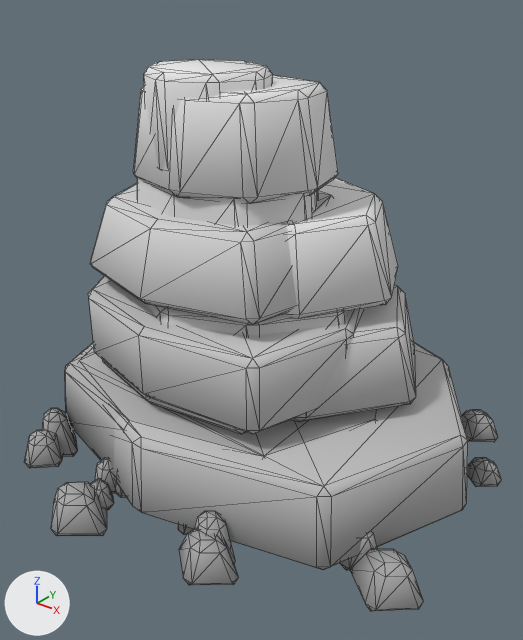
Two versions of the glTF model assets/models/canyon_rocks.glb, one commit apart.
Both versions are drawn from a camera (50 mm lens) standing at (9.99, -11.88, 10.84) and looking at (0.67, -0.23, 3.62). The axes (+X, +Y, +Z) are drawn at lower left. The lights are the same throughout. The older version comes first. Mesh edges are drawn as thin lines. Vertices at exactly the same position are counted once.

The first picture shows 'Canyon_L1', 'Canyon_L2', 'Canyon_L3', 'Canyon_L4'.
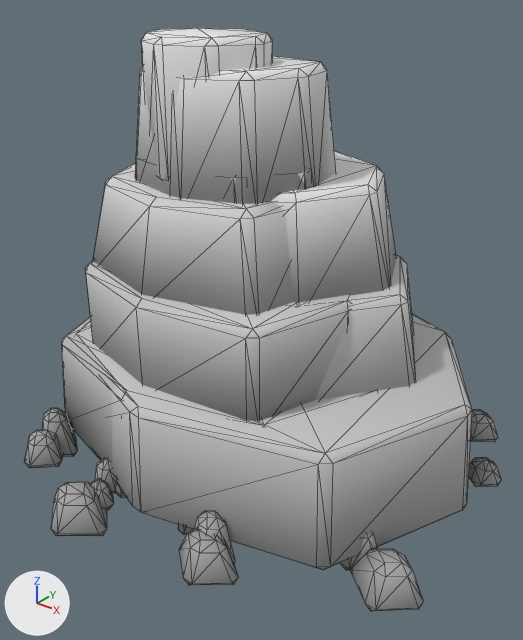
The change, as a diff of the scene's bpy script:
```diff
--- a/assets/models/canyon_rocks.glb.py
+++ b/assets/models/canyon_rocks.glb.py
@@ me_canyon_l1 @@
-me_canyon_l1.from_pydata(...)  # 396 vertices, 740 faces; spans x -4.57..4.57, y -4.0..4.0, z 0.0..7.18
+me_canyon_l1.from_pydata(...)  # 400 vertices, 748 faces; spans x -4.57..4.57, y -4.0..4.0, z 0.0..7.21
+# me_canyon_l1 part 1: the loose piece of 46 vertices spanning x -1.56..1.86, y -1.47..1.66, z 5.88..7.18 is rebuilt with 46 vertices and now spans x -1.56..1.87, y -1.47..1.67, z 5.36..7.21
+# me_canyon_l1 part 2: the loose piece of 46 vertices spanning x -3.68..2.55, y -2.97..2.46, z 2.28..3.68 is rebuilt with 46 vertices and now spans x -3.7..2.56, y -2.98..2.48, z 2.09..4.08
+# other edits to the shape of me_canyon_l1 do not show in these pictures
 me_canyon_l1.materials.append(mat_paletteatlas)
@@ me_canyon_l2 @@
-me_canyon_l2.from_pydata(...)  # 378 vertices, 704 faces; spans x -6.14..6.14, y -5.36..5.36, z 0.0..6.34
+me_canyon_l2.from_pydata(...)  # 378 vertices, 704 faces; spans x -6.14..6.14, y -5.36..5.36, z 0.0..6.97
+# me_canyon_l2 part 3: 114 of 378 vertices moved; they spanned x -4.55..5.59, y -3.94..4.48, z 2.09..6.34 and now span x -4.54..5.59, y -3.94..4.48, z 2.52..6.97; mean shift (0.0, 0.0, 0.42); largest move (3.76, 0.41, 4.15) -> (3.76, 0.41, 4.88)
+# me_canyon_l2 part 4: 520 faces centred in x -6.05..6.13, y -5.35..5.35, z 0.05..5.18 are repainted in the vertex colours; the middle colour goes from grey #b2b2b2 to grey #adadad
+# me_canyon_l2 part 5: 118 faces centred in x -4.6..5.71, y -3.99..4.53, z 1.06..5.69 are repainted in the vertex colours; the middle colour goes from light grey #d3d3d3 to light grey #d8d8d8
 me_canyon_l2.materials.append(mat_paletteatlas)
@@ me_canyon_l3 @@
-me_canyon_l3.from_pydata(...)  # 404 vertices, 756 faces; spans x -4.3..4.3, y -3.83..3.83, z 0.0..9.09
+me_canyon_l3.from_pydata(...)  # 404 vertices, 756 faces; spans x -4.3..4.3, y -3.83..3.83, z 0.0..9.72
+# me_canyon_l3 part 6: 165 of 404 vertices moved; they spanned x -2.89..3.16, y -3.08..2.44, z 1.97..9.09 and now span x -2.89..3.16, y -3.08..2.44, z 2.27..9.72; mean shift (0.0, 0.0, 0.12); largest move (2.81, -0.06, 2.1) -> (2.81, -0.06, 2.76)
 me_canyon_l3.materials.append(mat_paletteatlas)
@@ me_canyon_l4 @@
-me_canyon_l4.from_pydata(...)  # 420 vertices, 784 faces; spans x -5.1..5.1, y -4.48..4.48, z 0.0..8.78
+me_canyon_l4.from_pydata(...)  # 420 vertices, 784 faces; spans x -5.1..5.1, y -4.48..4.48, z 0.0..9.17
+# me_canyon_l4 part 7: 157 of 420 vertices moved; they spanned x -4.3..3.92, y -3.72..3.02, z 2.09..8.78 and now span x -4.3..3.91, y -3.71..3.01, z 2.51..9.17; mean shift (0.0, 0.0, 0.2); largest move (3.8, -0.28, 2.24) -> (3.8, -0.28, 2.97)
+# me_canyon_l4 part 8: 152 faces centred in x -4.34..3.87, y -3.5..3.05, z 1.61..8.07 are repainted in the vertex colours; the middle colour goes from light grey #dddddd to light grey #d3d3d3
+# me_canyon_l4 part 9: 84 faces centred in x -3.69..3.23, y -2.99..2.65, z 2.7..7.51 are repainted in the vertex colours; the middle colour goes from light grey #d4d4d4 to grey #878787
 me_canyon_l4.materials.append(mat_paletteatlas)
```

Changed parts and their boxes [x1, y1, x2, y2] in the pictures (523 x 640 px; the box of a moved part takes in the faces that stretch with it):
'Canyon_L2', reshaped (6% taller): before [24, 178, 502, 611]; after [24, 151, 502, 611]
'Canyon_L4', reshaped, recoloured: before [42, 75, 377, 570]; after [42, 56, 377, 570]
'Canyon_L3', reshaped: before [115, 60, 345, 535]; after [115, 28, 307, 535]
'Canyon_L1', reshaped: before [95, 191, 319, 494]; after [95, 458, 116, 494]
part 1 of me_canyon_l1, rebuilt (not visible afterwards): before [314, 191, 319, 210]
part 2 of me_canyon_l1, rebuilt (not visible afterwards): before [102, 359, 246, 434]
part 3 of me_canyon_l2, moved or reshaped: before [114, 178, 468, 563]; after [76, 151, 472, 563]
part 4 of me_canyon_l2, edited (looks the same): [24, 292, 502, 611] in both
part 5 of me_canyon_l2, recoloured (darker): before [115, 202, 468, 542]; after [76, 176, 472, 538]
part 6 of me_canyon_l3, moved or reshaped: before [137, 60, 345, 335]; after [136, 28, 307, 184]
part 7 of me_canyon_l4, moved or reshaped: before [65, 75, 377, 461]; after [62, 56, 351, 461]
part 8 of me_canyon_l4, recoloured: before [65, 90, 377, 457]; after [62, 69, 351, 421]
part 9 of me_canyon_l4, recoloured: before [90, 100, 347, 434]; after [93, 78, 348, 421]
